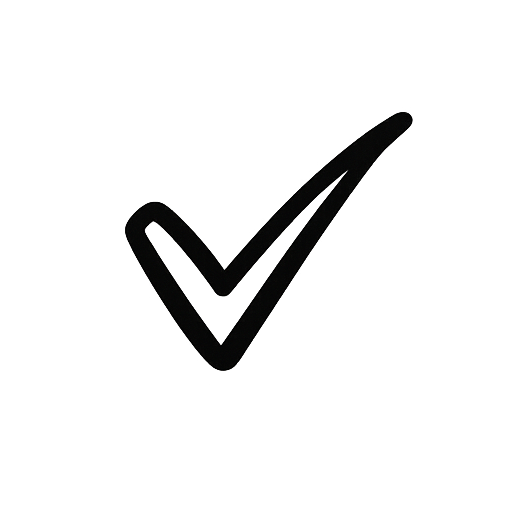
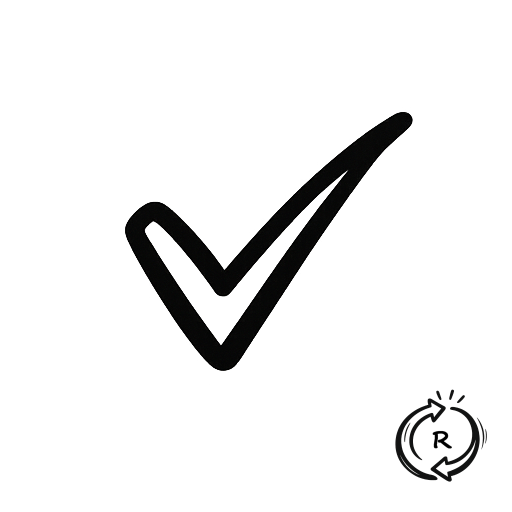
Layer changes from the first 512x512 image to the second:
added layer "R #2" above "Pasted Layer copy" over [432, 430, 452, 449]
added layer "Pasted Layer copy" above "Pasted Layer" over [395, 389, 487, 482]